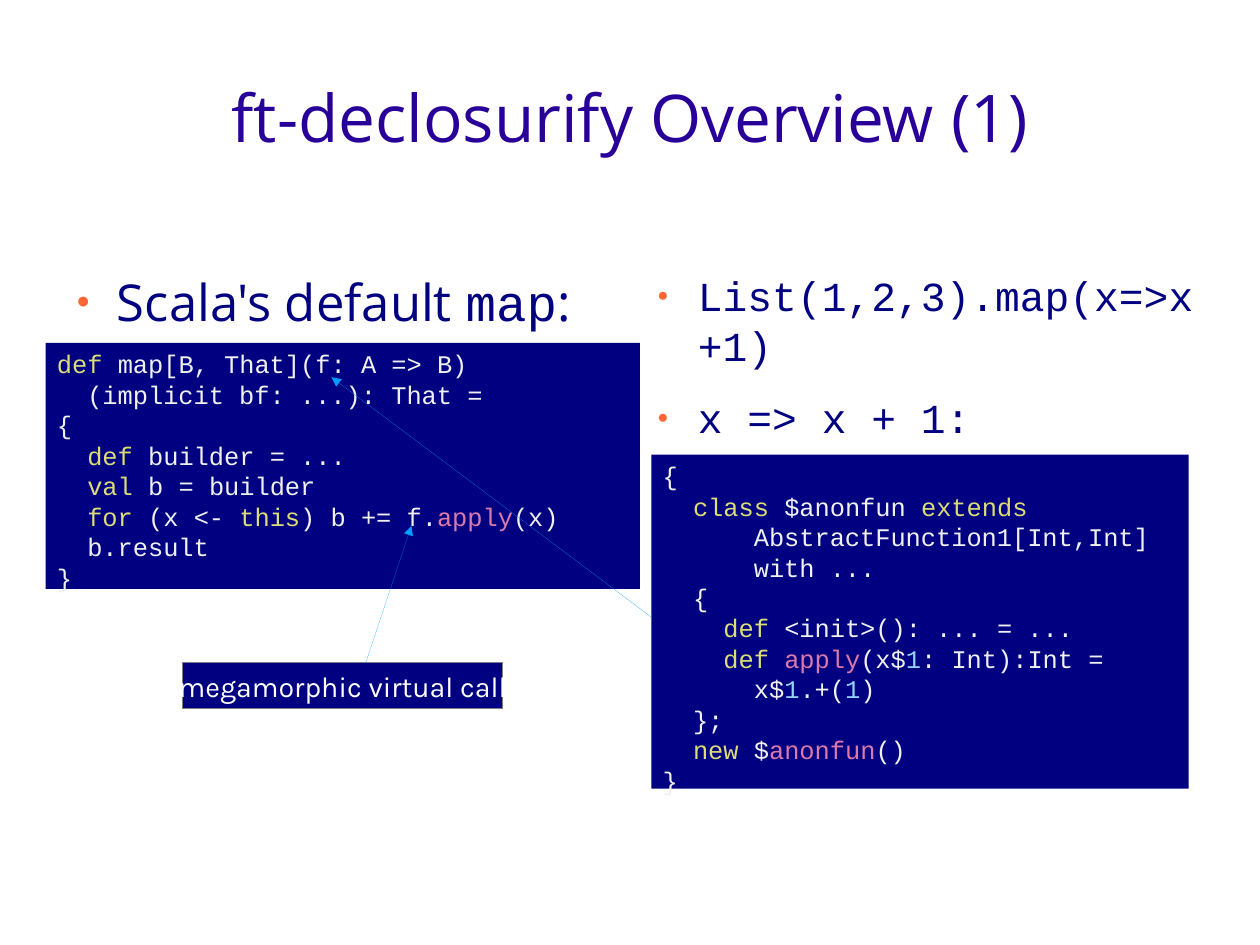
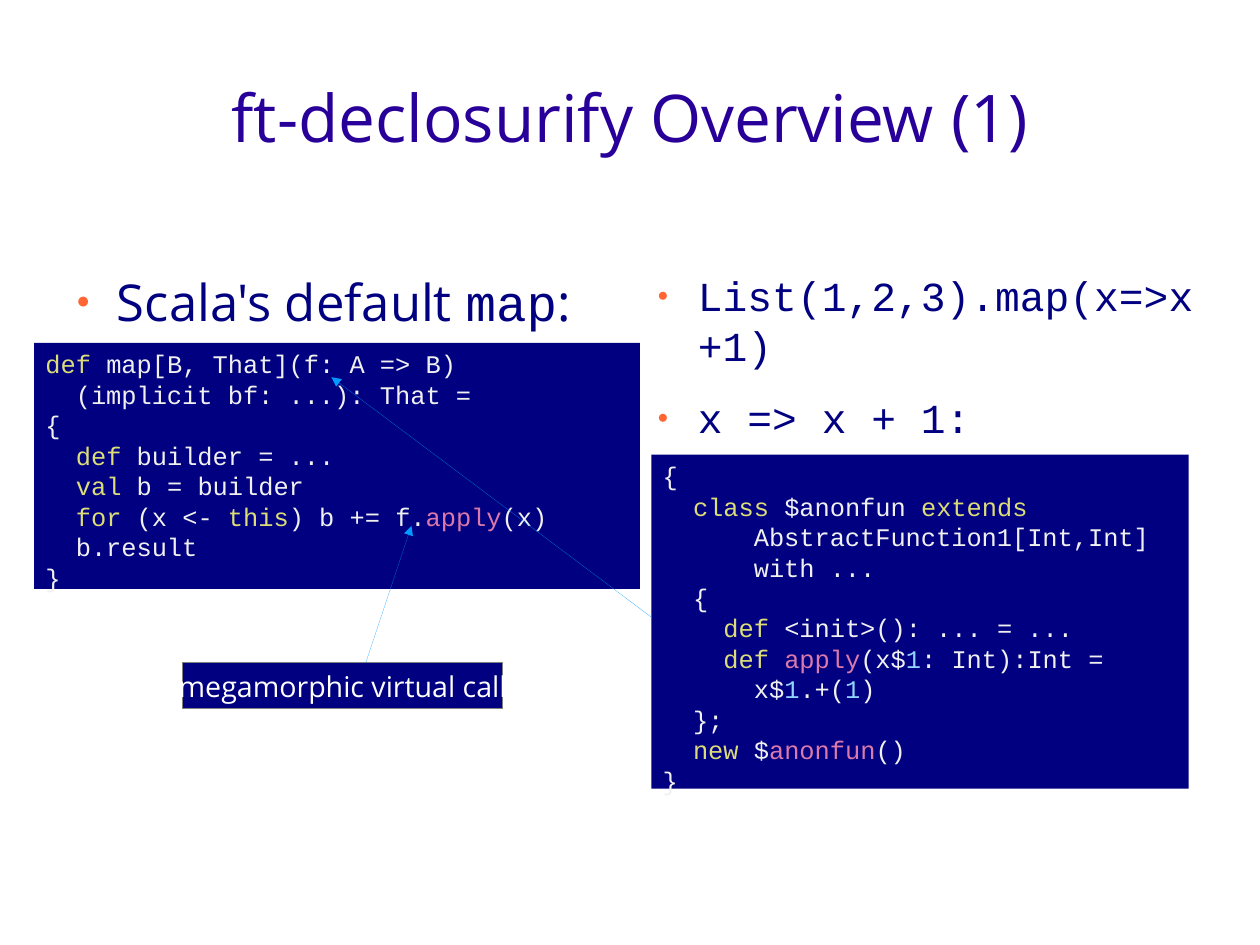
Before and after one commit to geo-kollias/msc-thesis-tex, a slide deck: slide 10 of geokollias_msc_thesis_pres.odp. Drawn at 1260x945 pixels with LibreOffice and Linux fonts; fonts in the diff are those of the drawing; background and template pictures are left out. Boxes give left, top, right and bottom in pixels: in the first picture for what was removed or moved away, otherwise in the second. Text is boxed around its words. In the diff, an @@ line names an element or a change of style, - is before the commit and + after.

```diff
--- a/geokollias_msc_thesis_pres.odp
+++ b/geokollias_msc_thesis_pres.odp
@@ rectangle "def map[B, That](f: A => ...": place and size @@
-rectangle "def map[B, That](f: A => ..." at bbox=[46, 343, 640, 589]
+rectangle "def map[B, That](f: A => ..." at bbox=[34, 343, 640, 589]
@@ rectangle "megamorphic virtual call" at bbox=[183, 663, 503, 709]: font Karla to Open Sans @@
```
Also in this commit, not shown: 5 other slides changed.
